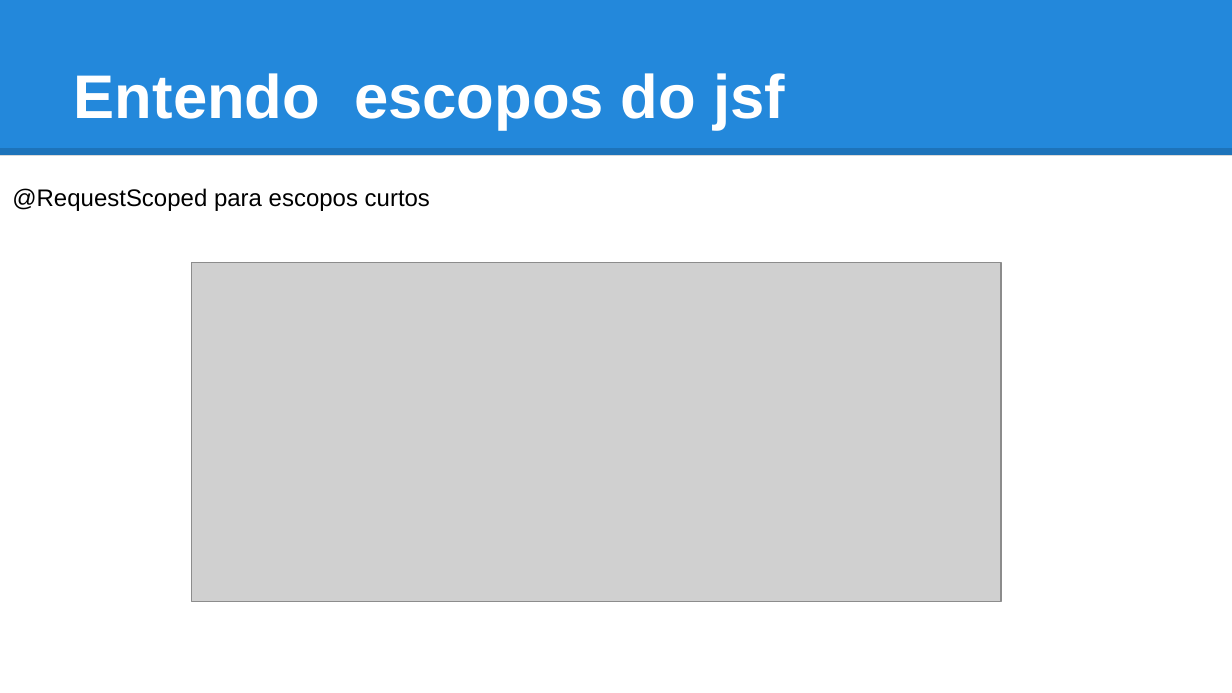
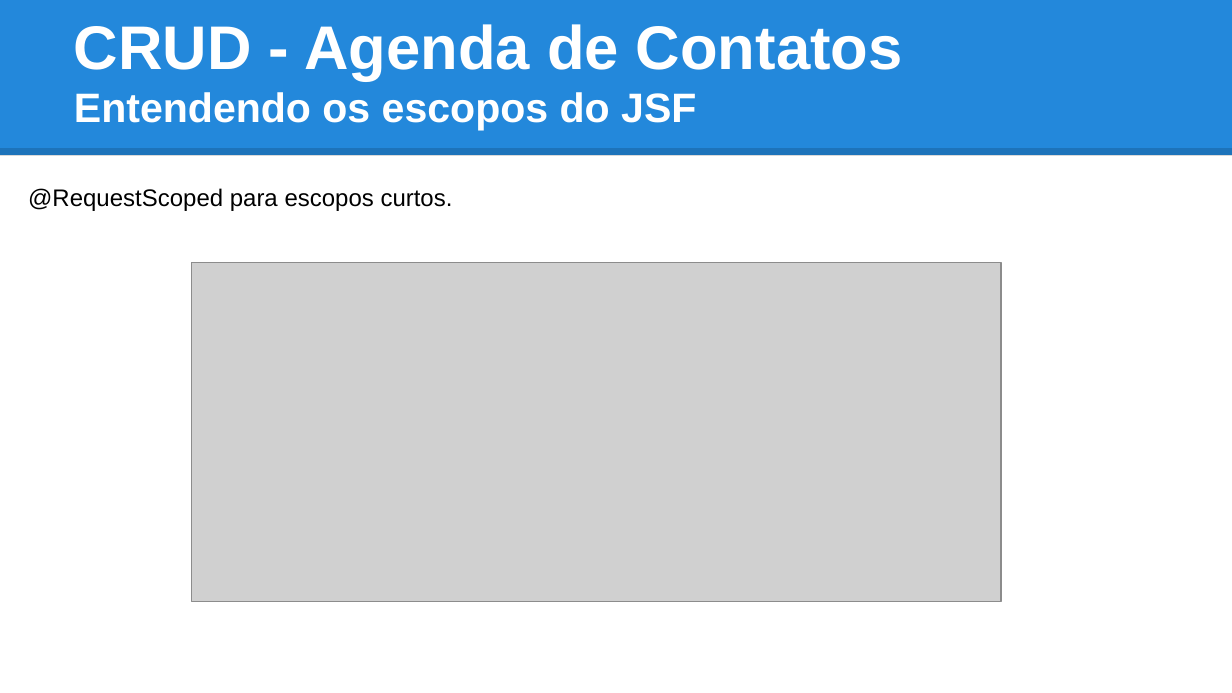
Before and after one commit to tiagogoncalves/jsf_workshop, a slide deck: slide 38 of apresentacao/slide_jsf_prime_faces.pptx (slide 37 before the commit). Drawn at 1232x693 pixels with LibreOffice and Linux fonts; fonts in the diff are those of the drawing; grey boxes stand for pictures. Boxes give left, top, right and bottom in pixels: in the first picture for what was removed or moved away, otherwise in the second. Text is boxed around its words. In the diff, an @@ line names an element or a change of style, - is before the commit and + after.

```diff
--- a/apresentacao/slide_jsf_prime_faces.pptx
+++ b/apresentacao/slide_jsf_prime_faces.pptx
@@ title at (74, 24, 903, 131): text changed; size 36 to 24 pt @@
-Entendo escopos do jsf
+CRUD - Agenda de Contatos
+Entendendo os escopos do JSF
@@ text at (28, 188, 453, 211): text changed @@
-@RequestScoped para escopos curtos
+@RequestScoped para escopos curtos.
```
Also in this commit, not shown: 21 other slides changed, 6 slides added, 1 slide removed, 2 other files.
